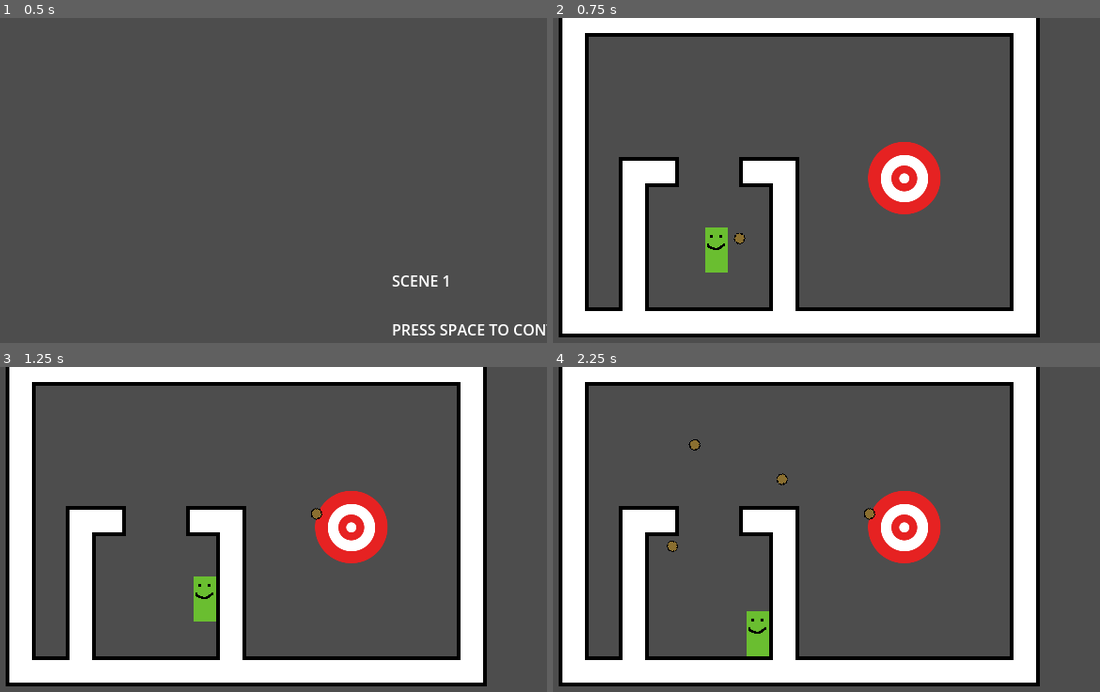
Above: before the commit, frames 1-4 (two rows, left to right).
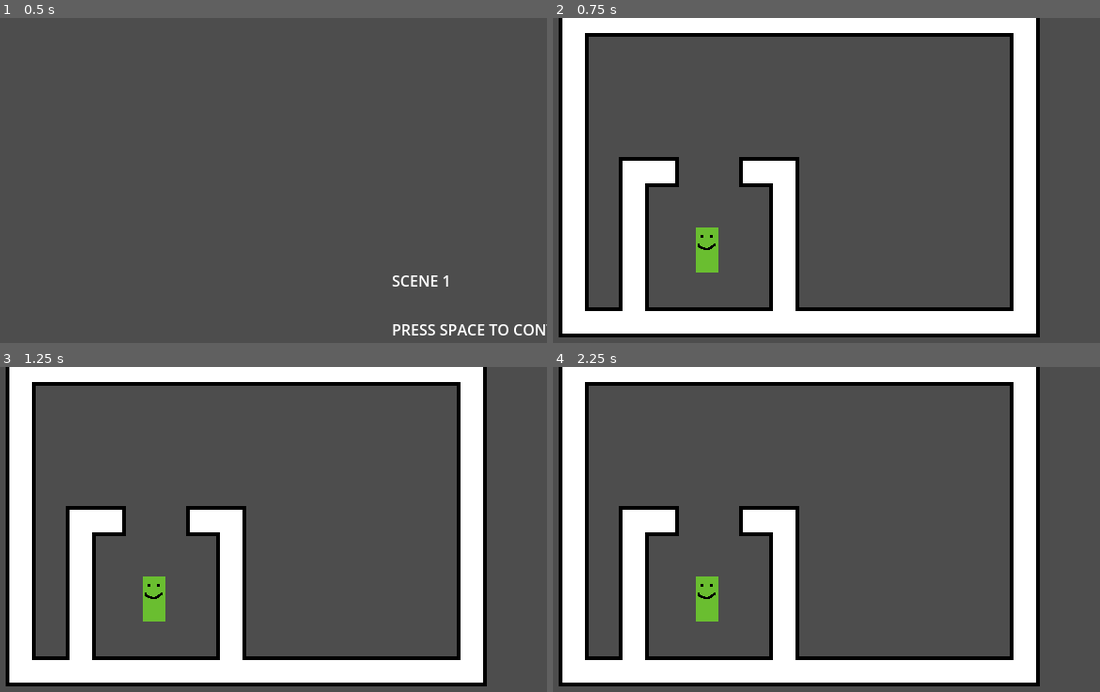
Above: after the commit, the same moments.

Repository: HuskyGameDev/2025f-team5
Game: Godot game, scene res://Game/main.tscn
Same seed, same stepped clock (60 frames per second), same inputs: the game is played once before the commit and once after it.
Inputs (mouse positions are in pixels of both pictures, inside the frame that each line leads up to):
- Up to frame 1 (0.5 s): no input
- Up to frame 2 (0.75 s): tap Space (Dash) at 0.5 s; move the mouse to (930, 170) at 0.52 s; press the mouse at (930, 170) at 0.53 s; hold D (Right) from 0.53 s (still down)
- Up to frame 3 (1.25 s): keep holding D (Right)
- Up to frame 4 (2.25 s): move the mouse to (678, 552) at 1.27 s; release D (Right) at 1.28 s; release the mouse at (678, 552) at 1.28 s; hold S (Down) 1.28-2.03 s; tap Space (Dash) at 1.35 s; click (678, 552) at 1.55 s; move the mouse to (859, 461) at 2.02 s; press the mouse at (859, 461) at 2.03 s; hold D (Right) from 2.03 s (still down)

Frame 1 is identical in both runs. In frame 2, 2.9% of the frame differs, in the area x 26-71%, y 38-79%; in frame 3, 3.5%; in frame 4, 3.7%, in the area x 20-71%, y 22-90%.
Error after the commit: Parse Error: Too few arguments for "new_bullet()" call. Expected at least 7 but received 5. (res://Scripts/Player/player.gd:36)

Commit message:
wip: begin separating resources from the bullet scene

Diff:
--- a/Game/Bullet/bullet.tscn
+++ b/Game/Bullet/bullet.tscn
@@ -1,10 +1,8 @@
 [gd_scene load_steps=4 format=3 uid="uid://cxrslpmq70vc4"]
 
 [ext_resource type="Script" uid="uid://dvjyux2um647f" path="res://Scripts/Bullet/bullet.gd" id="1_ld7d5"]
-[ext_resource type="Texture2D" uid="uid://crsknpa5wybdg" path="res://Art/Bullet/test_bullet.png" id="2_kq7yj"]
-
-[sub_resource type="CircleShape2D" id="CircleShape2D_5dgkx"]
-radius = 5.0
+[ext_resource type="Texture2D" uid="uid://p3mnjyq1sphr" path="res://Resource/Bullet/Sprite2D/default_bullet.tres" id="2_kq7yj"]
+[ext_resource type="Shape2D" uid="uid://3pdfqsl2t3fy" path="res://Resource/Bullet/CollisionShape2D/default_bullet.tres" id="3_karw4"]
 
 [node name="Bullet" type="Area2D"]
 script = ExtResource("1_ld7d5")
@@ -16,7 +14,7 @@
 texture = ExtResource("2_kq7yj")
 
 [node name="CollisionShape2D" type="CollisionShape2D" parent="."]
-shape = SubResource("CircleShape2D_5dgkx")
+shape = ExtResource("3_karw4")
 
 [node name="Lifetime" type="Timer" parent="."]
 one_shot = true
--- /dev/null
+++ b/Resource/Bullet/CollisionShape2D/default_bullet.tres
@@ -0,0 +1,4 @@
+[gd_resource type="CircleShape2D" format=3 uid="uid://3pdfqsl2t3fy"]
+
+[resource]
+radius = 5.0
--- /dev/null
+++ b/Resource/Bullet/Sprite2D/default_bullet.tres
@@ -0,0 +1,4 @@
+[gd_resource type="CompressedTexture2D" format=3 uid="uid://p3mnjyq1sphr"]
+
+[resource]
+load_path = "res://.godot/imported/test_bullet.png-cdc3be17c12d9c4d0e9ca1e763ce8b89.ctex"
--- a/Scripts/Bullet/bullet.gd
+++ b/Scripts/Bullet/bullet.gd
@@ -17,8 +17,12 @@
 
 
 @warning_ignore("shadowed_variable")
-static func new_bullet(speed: int, direction: Vector2, lifetime: float, damage: float, player_bullet: bool) -> Bullet:
+static func new_bullet(speed: int, direction: Vector2, lifetime: float, damage: float, player_bullet: bool, bullet_sprite: String, bullet_collision: String) -> Bullet:
 	var bullet_instance = bullet_scene.instantiate()
+	var sprite = load(bullet_sprite)
+	var collision_body_2d = load(bullet_collision)
+	# TODO: find a way to set this specific to the instance, as $Node notation is not allowed in a static function
+
 	bullet_instance.set_process(false)
 	bullet_instance.speed = speed
 	bullet_instance.lifetime = lifetime
@@ -31,7 +35,6 @@
 	look_at(direction)
 	set_process(true)
 	$Lifetime.wait_time = lifetime
-
 
 func _on_body_entered(body) -> void:
 	if body is EnemyBase && self.player_bullet: # non enemy bullet hit enemy
--- /dev/null
+++ b/Scripts/globals.gd
@@ -0,0 +1,7 @@
+extends Node
+
+# Create globals for bullet body and sprite
+
+var bullet_types = {
+	"default": {"sprite": null, "collsion_body": null}
+}
--- a/project.godot
+++ b/project.godot
@@ -14,6 +14,10 @@
 run/main_scene="uid://b01f8ajn3cmwj"
 config/features=PackedStringArray("4.5", "Forward Plus")
 config/icon="res://icon.svg"
+
+[autoload]
+
+Globals="*res://Scripts/globals.gd"
 
 [display]
 
Not shown, added: Scripts/globals.gd.uid
